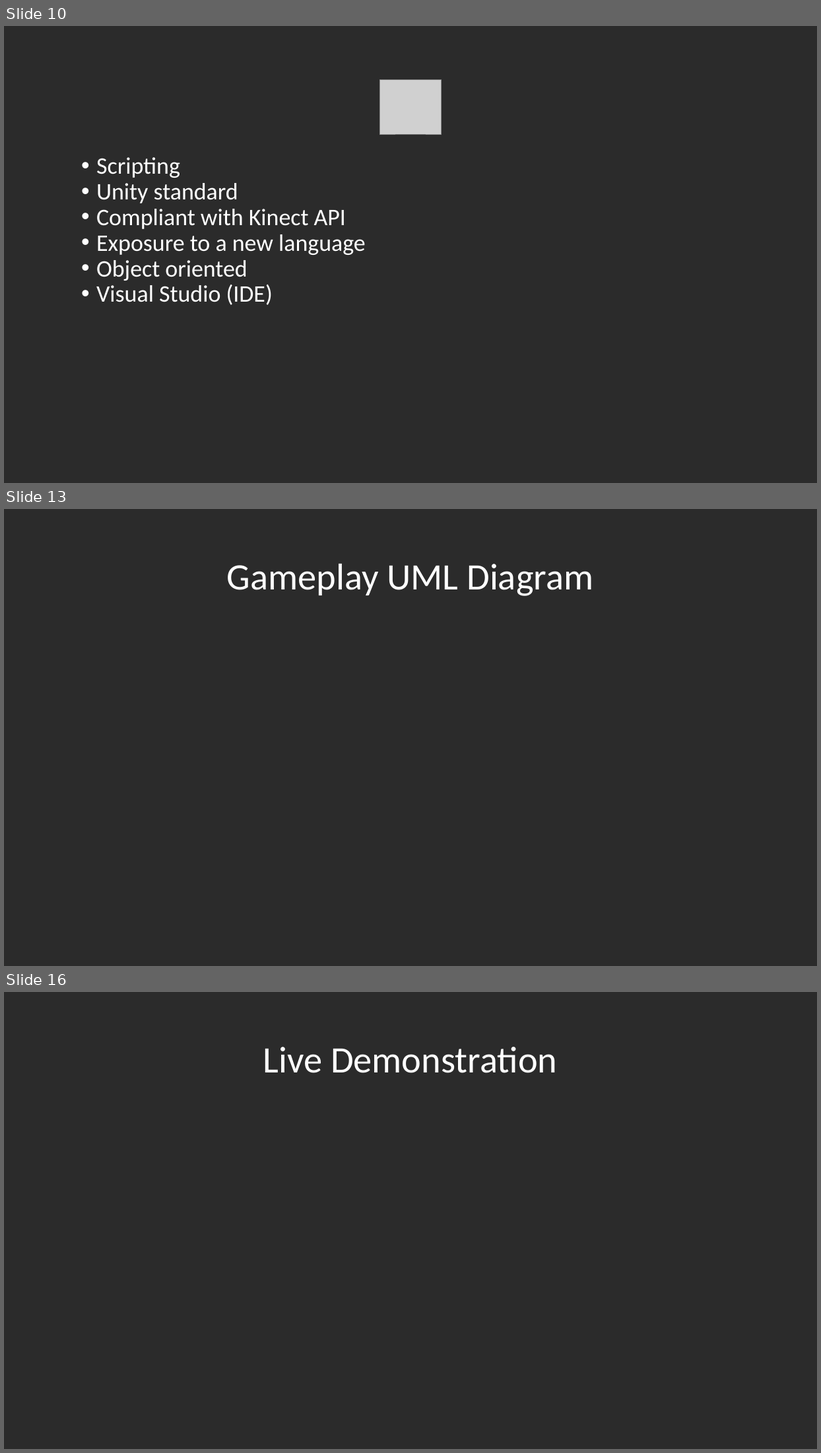
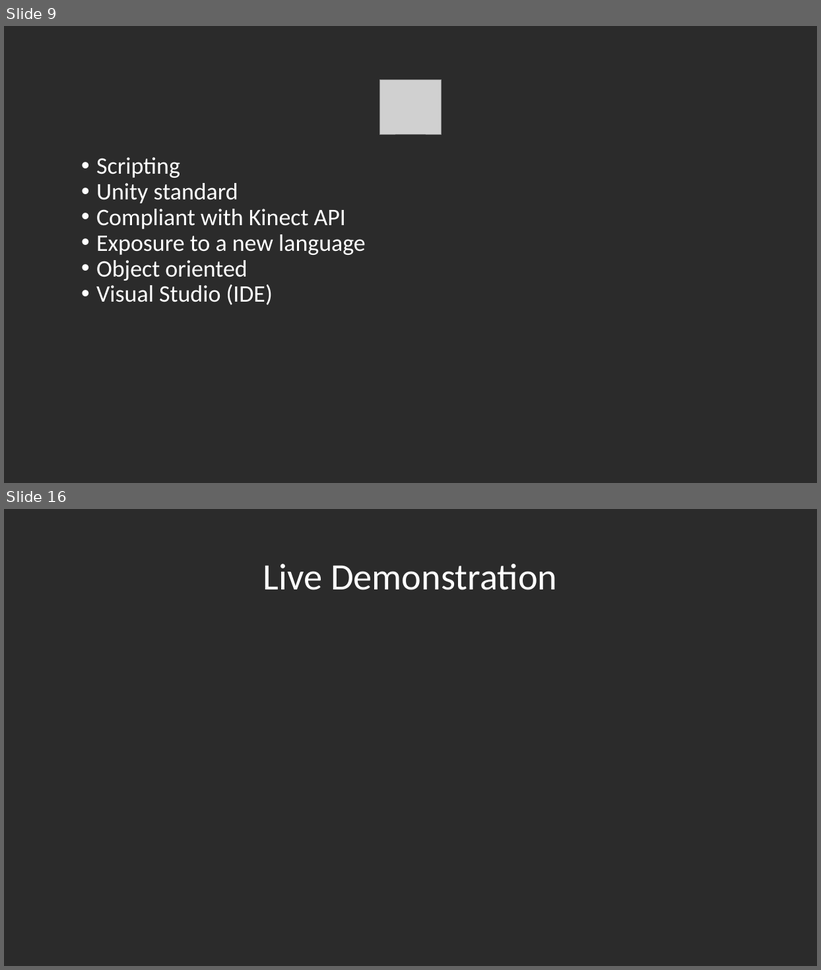
Before and after one commit to AJoshSims/3D-Gesture-Controlled-Pong, a slide deck: documents/presentations/spring.pptx. Shown one above the other, each under a label of ours: slides 10, 13 and 16 before the commit, slides 9 and 16 after it; the slides between them are not shown. The pictures are 821x1453 and 821x970 pixels, drawn with LibreOffice and Linux fonts; fonts in the diff are those of the drawing; grey boxes stand for pictures; background and template pictures are left out; a plain dark background stands for a picture behind light text. Boxes give left, top, right and bottom in pixels: in the first picture for what was removed or moved away, otherwise in the second. Text is boxed around its words. In the diff, an @@ line names an element or a change of style, - is before the commit and + after.

```diff
--- a/documents/presentations/spring.pptx
+++ b/documents/presentations/spring.pptx
@@ slide 13 removed at (4, 509, 817, 966), background picture (left out) @@
@@ title removed at (227, 563, 593, 596) @@
-Gameplay UML Diagram
@@ what was slide 10 is now slide 9 @@
```
Also in this commit, not shown: 5 slides changed, 3 slides added, 1 other slide removed, 27 other files.
